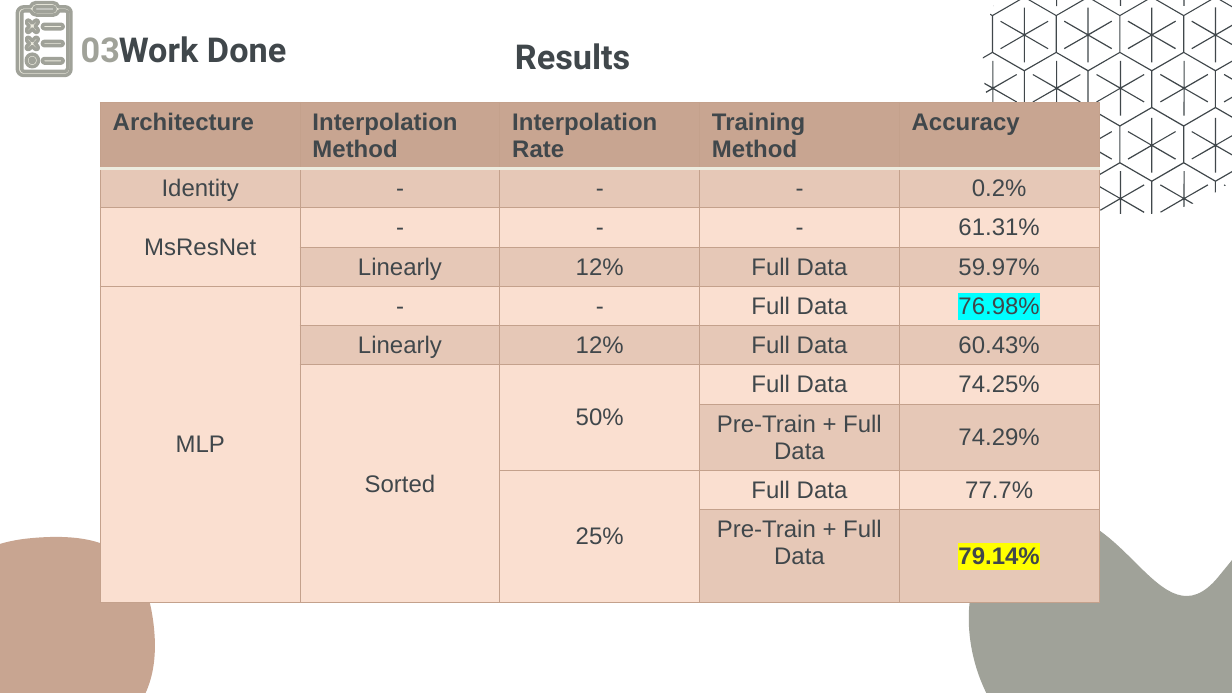
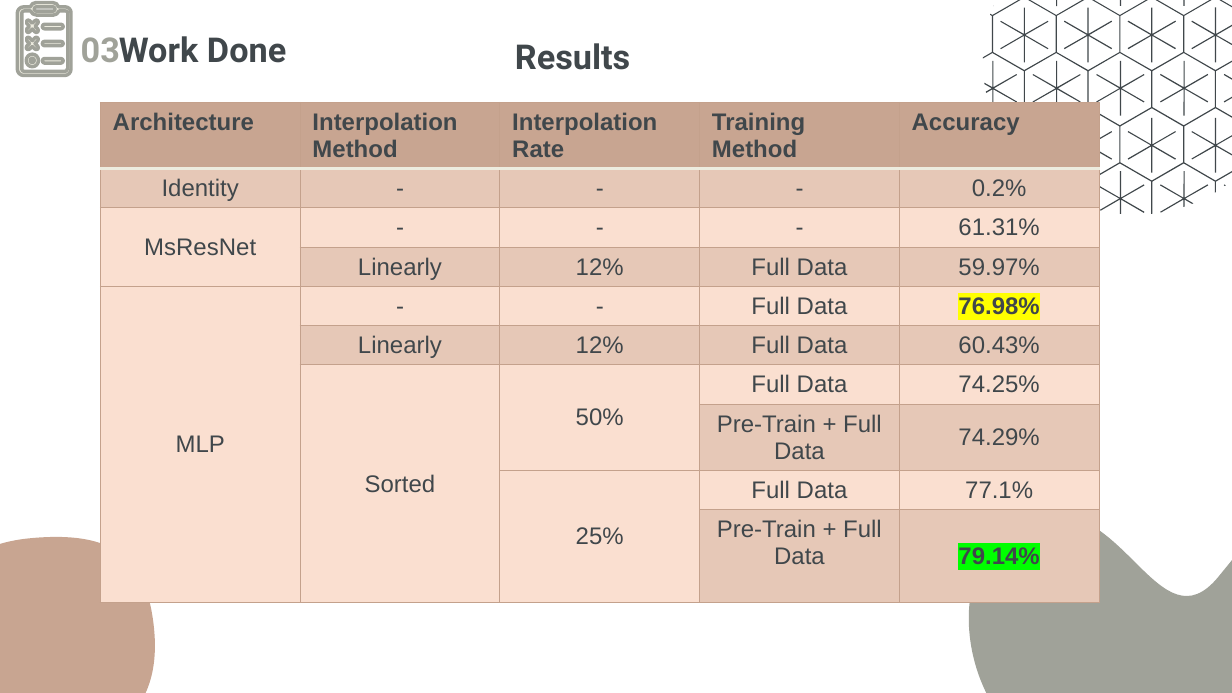
Before and after one commit to kariander1/FaceRecognition, a slide deck: slide 48 of Final Presentation.pptx. Drawn at 1232x693 pixels with LibreOffice and Linux fonts; fonts in the diff are those of the drawing. Boxes give left, top, right and bottom in pixels: in the first picture for what was removed or moved away, otherwise in the second. Text is boxed around its words. In the diff, an @@ line names an element or a change of style, - is before the commit and + after.

```diff
--- a/Final Presentation.pptx
+++ b/Final Presentation.pptx
@@ table at <box>101,102,1099,628</box> @@
-row 9, column 5: 77.7%
+row 9, column 5: 77.1%
@@ highlight #00FFFF to #FFFF00, bold on in "76.98%" @@
@@ highlight #FFFF00 to #00FF00 in "79.14%" @@
```
Also in this commit, not shown: 16 other slides changed.
